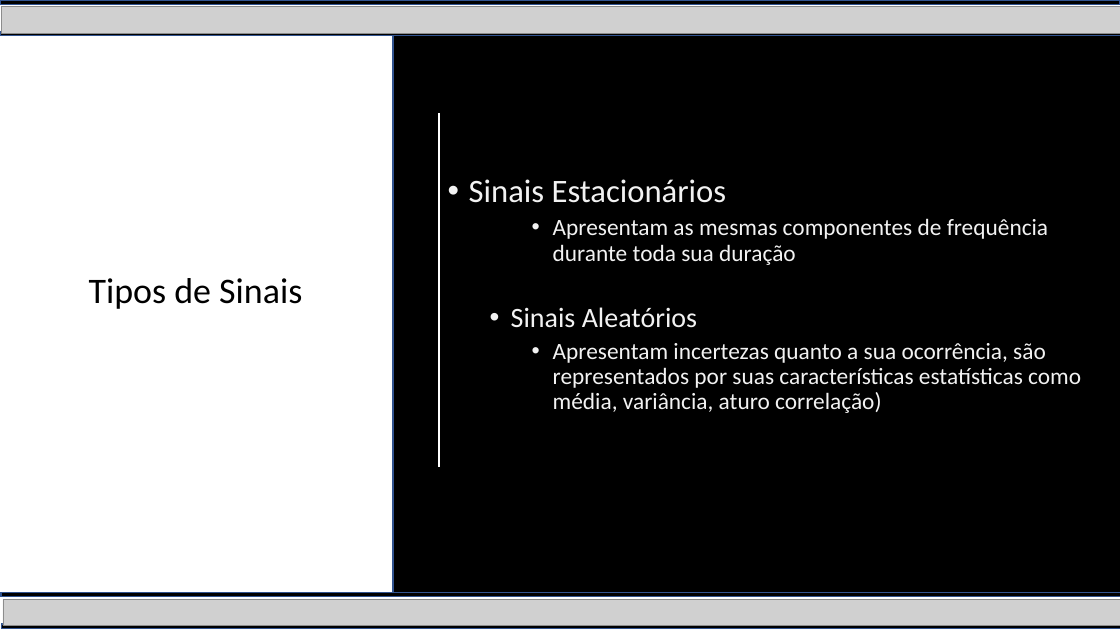
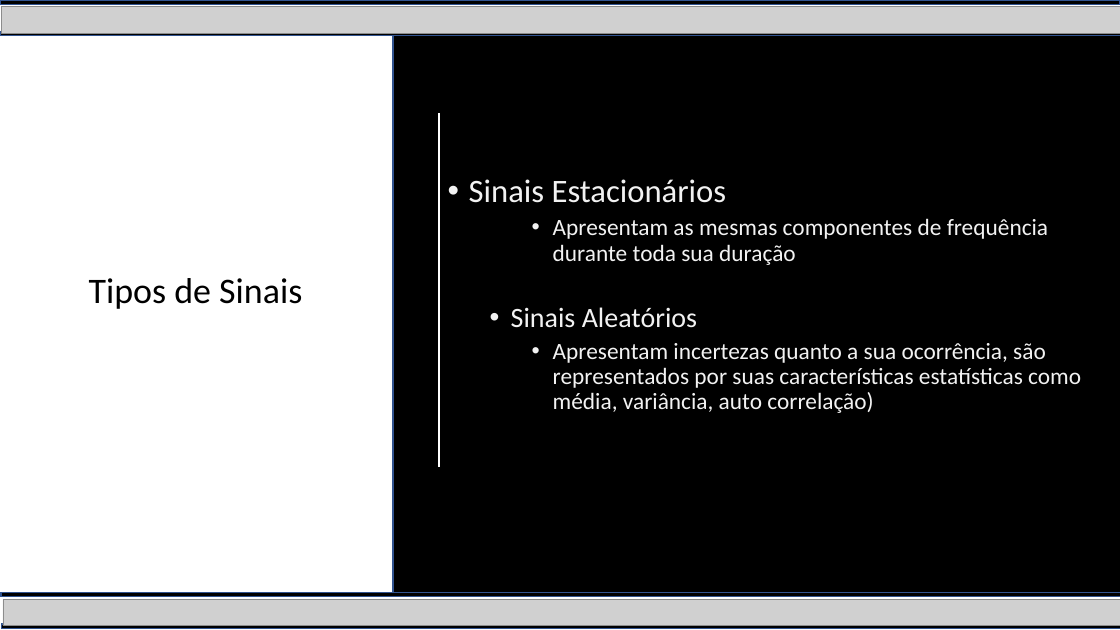
Before and after one commit to FIlipeRBLuz/Audio-Classification, a slide deck: slide 4 of Audio Pre Processing.pptx. Drawn at 1120x630 pixels with LibreOffice and Linux fonts; fonts in the diff are those of the drawing; grey boxes stand for pictures. Boxes give left, top, right and bottom in pixels: in the first picture for what was removed or moved away, otherwise in the second. Text is boxed around its words. In the diff, an @@ line names an element or a change of style, - is before the commit and + after.

Commit message:
Slides - Last Version

```diff
--- a/Audio Pre Processing.pptx
+++ b/Audio Pre Processing.pptx
@@ text at [553,343,1081,413]: text changed @@
-    • Apresentam incertezas quanto a sua ocorrência, são representados por suas características estatísticas como média, variância, aturo correlação)
+    • Apresentam incertezas quanto a sua ocorrência, são representados por suas características estatísticas como média, variância, auto correlação)
```
Also in this commit, not shown: 2 other slides changed, 1 slide added.
